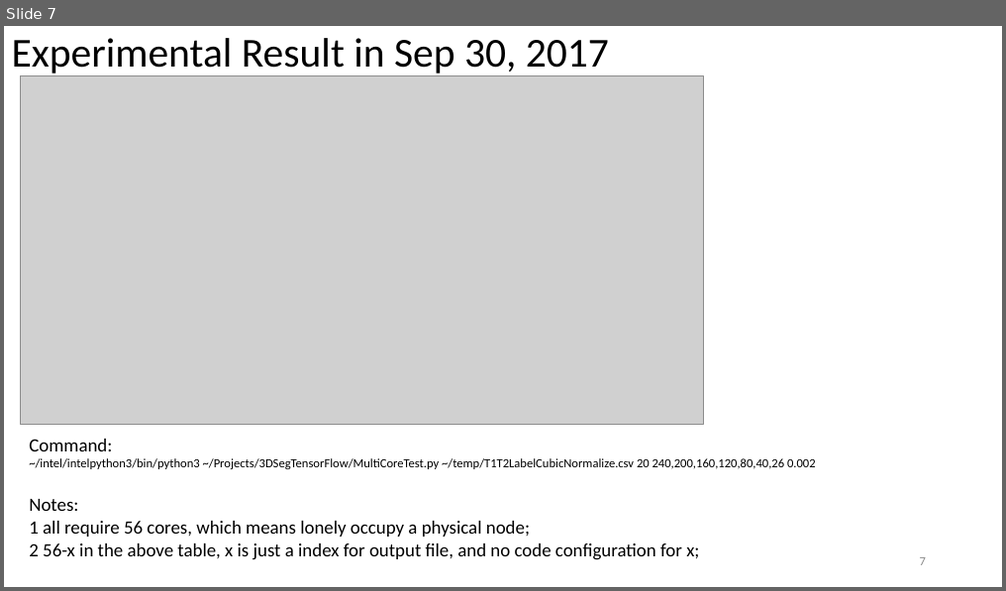
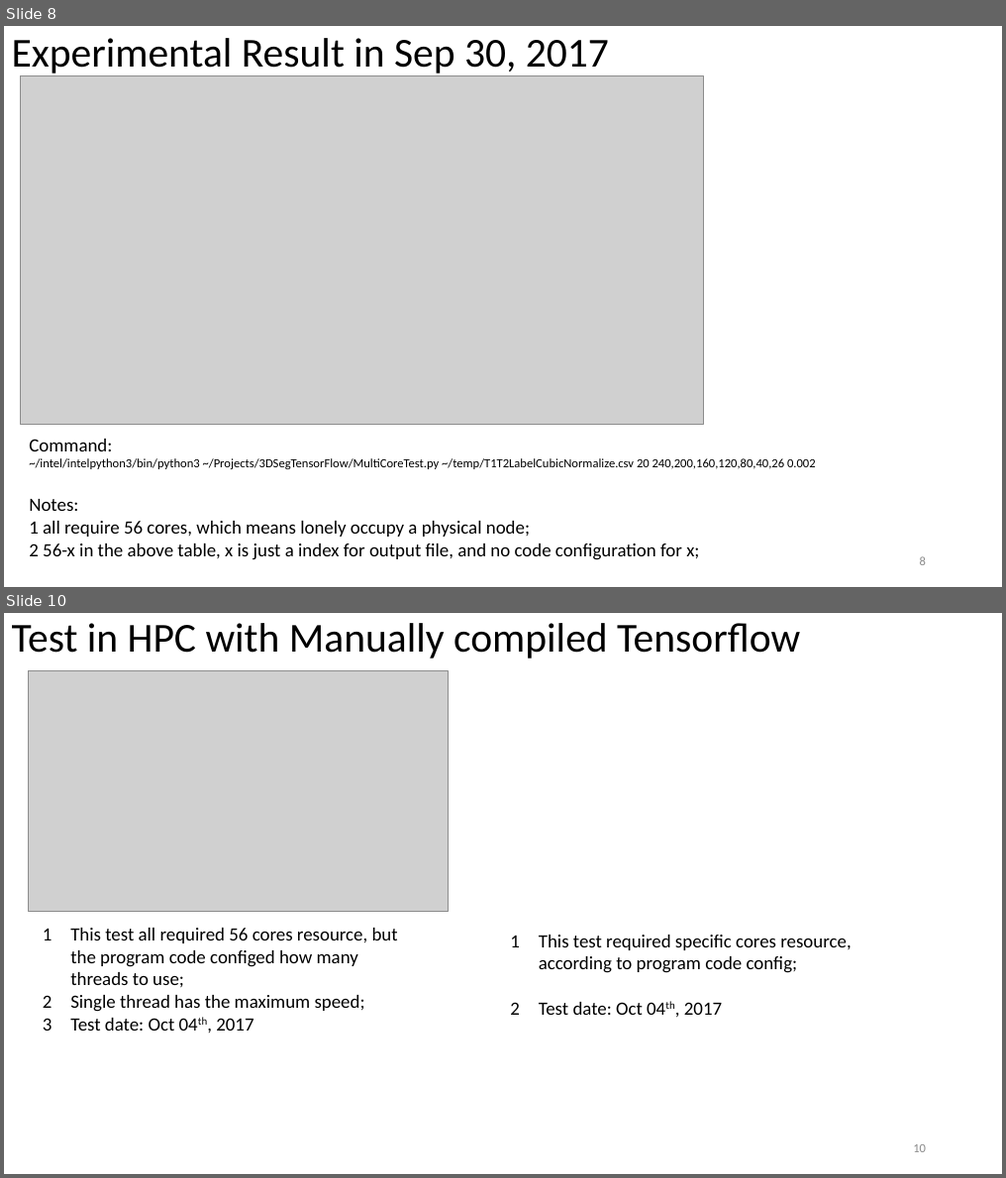
Before and after one commit to JiamingLuNJU/3DSegTensorFlow, a slide deck: TensorflowScalabilityTest.pptx. Shown one above the other, each under a label of ours: slide 7 before the commit, slides 8 and 10 after it; the slides between them are not shown. The pictures are 1006x591 and 1006x1178 pixels, drawn with LibreOffice and Linux fonts; fonts in the diff are those of the drawing; grey boxes stand for pictures. Boxes give left, top, right and bottom in pixels: in the first picture for what was removed or moved away, otherwise in the second. Text is boxed around its words. In the diff, an @@ line names an element or a change of style, - is before the commit and + after.

Commit message:
update the test result slides

```diff
--- a/TensorflowScalabilityTest.pptx
+++ b/TensorflowScalabilityTest.pptx
@@ slide 10 added at (4,613,1002,1174), background #FFFFFF @@
@@ title added at (12,623,800,659), 39.6 pt, text #000000 @@
+Test in HPC with Manually compiled Tensorflow
@@ picture added at (29,670,449,911) @@
@@ text added at (70,928,398,1031), 18 pt, text #000000 @@
+1 This test all required 56 cores resource, but the program code configed how many threads to use;
+2 Single thread has the maximum speed;
+3 Test date: Oct 04th, 2017
@@ text added at (539,935,850,1015), 18 pt, text #000000 @@
+1 This test required specific cores resource, according to program code config;
+2 Test date: Oct 04th, 2017
@@ page number added at (913,1145,926,1153), 12 pt, text #8C8C8C @@
+10
@@ what was slide 7 is now slide 8 @@
@@ page number at (920,557,926,566): text changed @@
-7
+8
```
Also in this commit, not shown: 3 slides changed, 3 other slides added, 1 other file.
